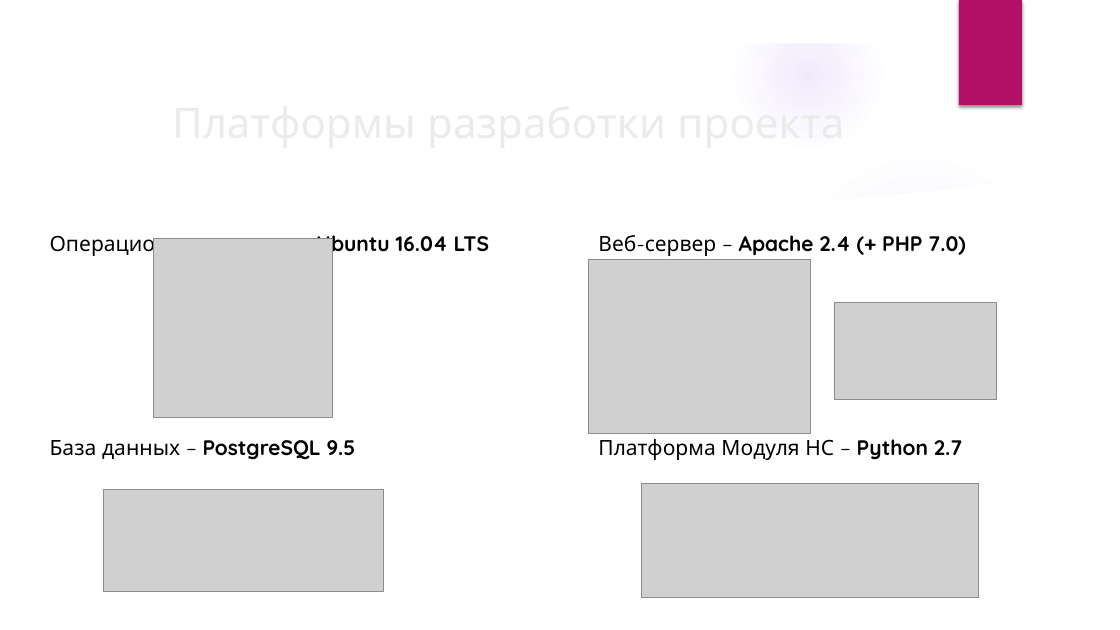
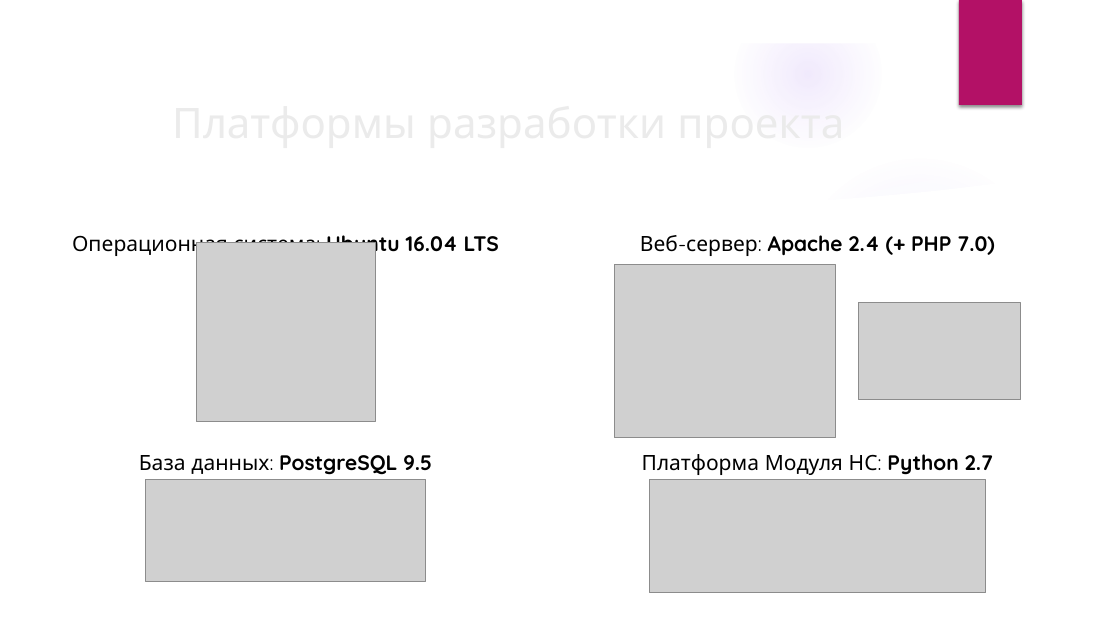
Before and after one commit to Corvin71/neuro-hack, a slide deck: slide 11 of present.pptx (slide 12 before the commit). Drawn at 1120x630 pixels with LibreOffice and Linux fonts; fonts in the diff are those of the drawing; grey boxes stand for pictures; background and template pictures are left out. Boxes give left, top, right and bottom in pixels: in the first picture for what was removed or moved away, otherwise in the second. Text is boxed around its words. In the diff, an @@ line names an element or a change of style, - is before the commit and + after.

```diff
--- a/present.pptx
+++ b/present.pptx
@@ text at box(72, 231, 499, 258): text changed @@
-Операционная система – Ubuntu 16.04 LTS
+Операционная система: Ubuntu 16.04 LTS
@@ text at box(640, 235, 995, 256): text changed @@
-Веб-сервер – Apache 2.4 (+ PHP 7.0)
+Веб-сервер: Apache 2.4 (+ PHP 7.0)
@@ picture: place and size @@
-picture at box(154, 239, 333, 418)
+picture at box(197, 243, 376, 422)
@@ picture: place and size @@
-picture at box(589, 260, 810, 433)
+picture at box(615, 265, 836, 438)
@@ picture: place and size @@
-picture at box(834, 303, 996, 400)
+picture at box(859, 303, 1020, 400)
@@ text at box(139, 455, 432, 475): text changed @@
-База данных – PostgreSQL 9.5
+База данных: PostgreSQL 9.5
@@ picture: place and size @@
-picture at box(103, 490, 383, 592)
+picture at box(145, 479, 425, 581)
@@ text at box(642, 454, 993, 475): text changed @@
-Платформа Модуля НС – Python 2.7
+Платформа Модуля НС: Python 2.7
@@ picture: place and size @@
-picture at box(642, 484, 979, 597)
+picture at box(649, 479, 986, 592)
```
Also in this commit, not shown: 11 other slides changed, 2 slides added, 1 slide removed, 2 other files.
